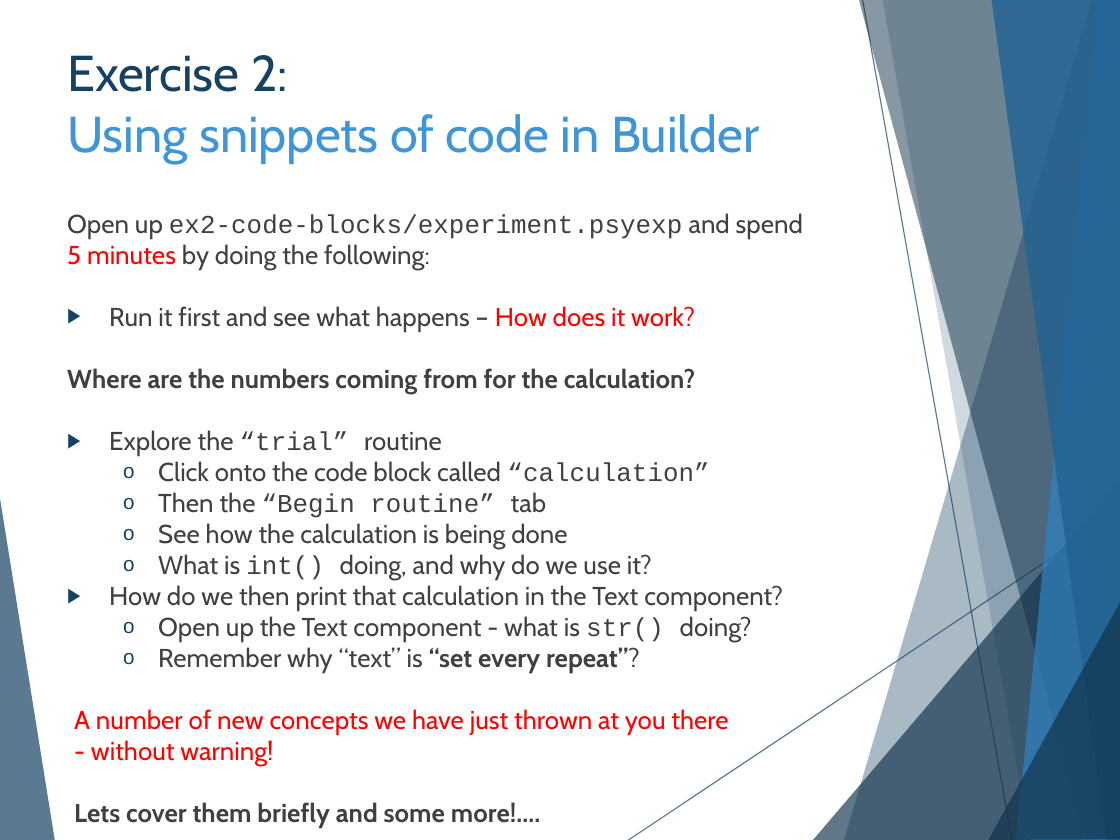
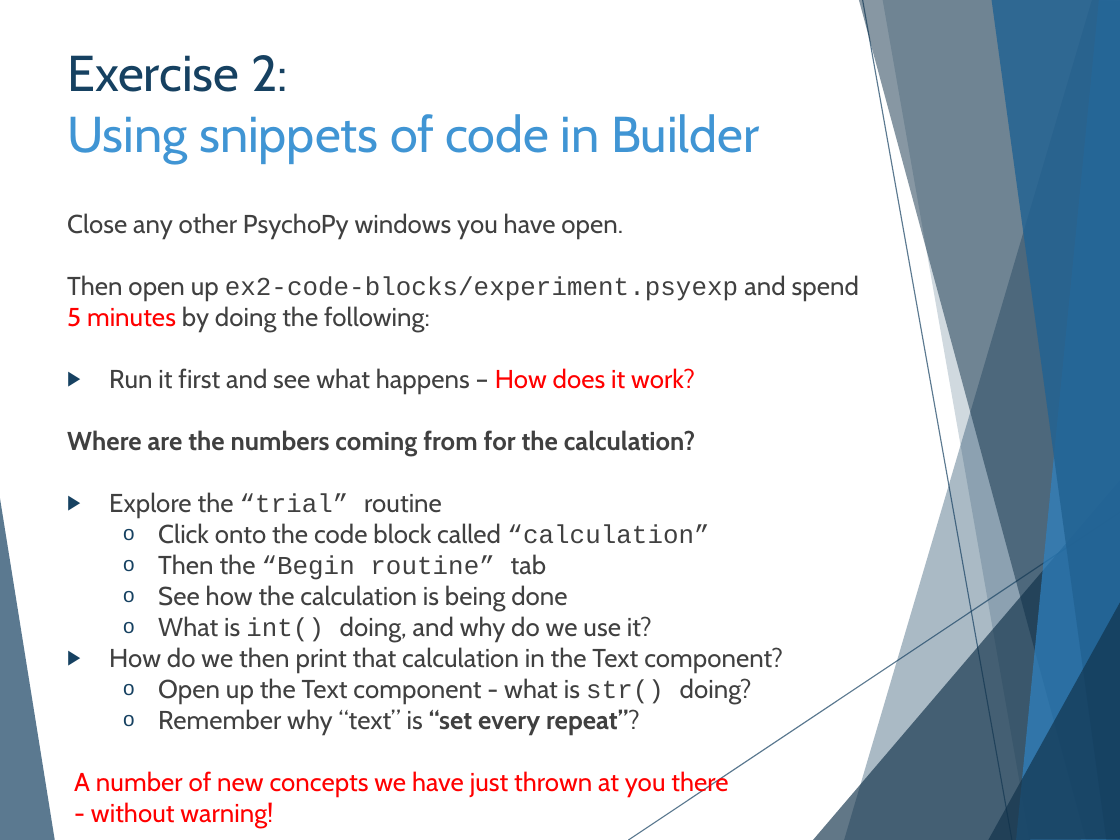
Before and after one commit to hlmpsy/psychopy_training, a slide deck: slide 9 of PsychoPy-Part2/PsychoPy-part2.pptx. Drawn at 1120x840 pixels with LibreOffice and Linux fonts; fonts in the diff are those of the drawing. Boxes give left, top, right and bottom in pixels: in the first picture for what was removed or moved away, otherwise in the second. Text is boxed around its words. In the diff, an @@ line names an element or a change of style, - is before the commit and + after.

```diff
--- a/PsychoPy-Part2/PsychoPy-part2.pptx
+++ b/PsychoPy-Part2/PsychoPy-part2.pptx
@@ text at <box>67,213,859,301</box>: text changed; font Courier New to Cabin @@
-Open up ex2-code-blocks/experiment.psyexp and spend
+Close any other PsychoPy windows you have open.
+Then open up ex2-code-blocks/experiment.psyexp and spend
```
Also in this commit, not shown: 7 other slides changed, 39 other files.
